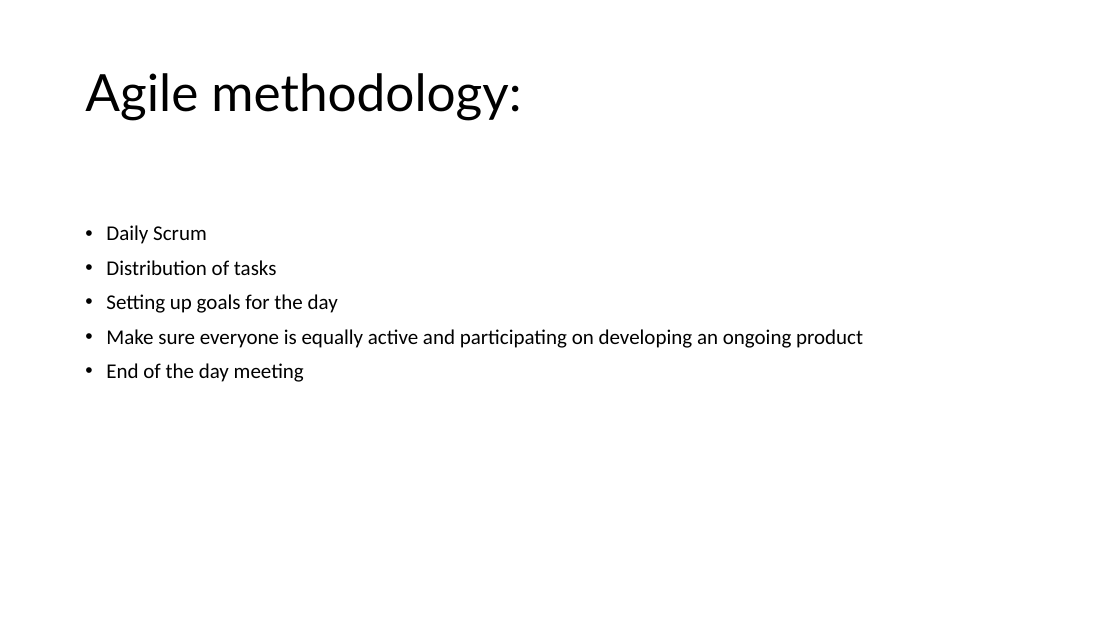
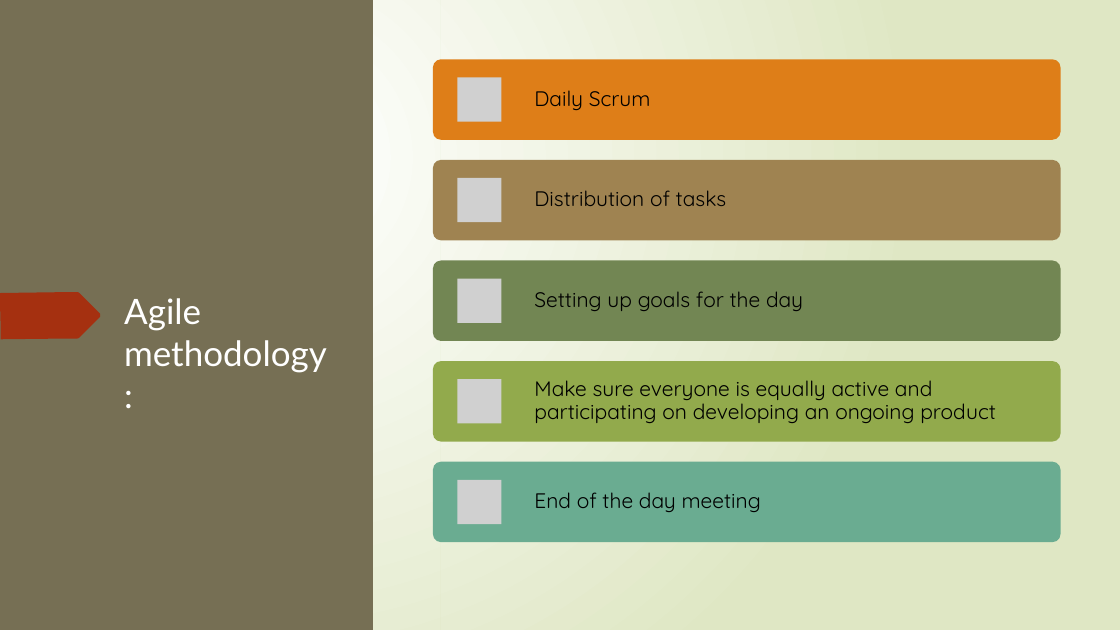
Before and after one commit to nscodechris/final_exam_aw_academy, a slide deck: slide 6 of Presentation1.pptx. Drawn at 1120x630 pixels with LibreOffice and Linux fonts; fonts in the diff are those of the drawing; grey boxes stand for pictures. Boxes give left, top, right and bottom in pixels: in the first picture for what was removed or moved away, otherwise in the second. Text is boxed around its words. In the diff, an @@ line names an element or a change of style, - is before the commit and + after.

```diff
--- a/Presentation1.pptx
+++ b/Presentation1.pptx
@@ background #FFFFFF to gradient #FFFFFF to #DFE8C4 @@
@@ rectangle added at (x1=0, y1=0, x2=17, y2=630), fill #766F54 @@
@@ rectangle added at (x1=0, y1=0, x2=373, y2=630), fill #766F54 @@
@@ rectangle added at (x1=440, y1=0, x2=1120, y2=630), fill gradient #FFFFFF to #DFE8C4 @@
@@ freeform shape added at (x1=0, y1=66, x2=146, y2=112), fill #A53010 @@
@@ text removed at (x1=106, y1=225, x2=863, y2=382) @@
-• Daily Scrum
-• Distribution of tasks
-• Setting up goals for the day
-• Make sure everyone is equally active and participating on developing an ongoing product
-• End of the day meeting
@@ freeform shape added at (x1=0, y1=292, x2=101, y2=339), fill #A53010 @@
@@ title "Agile methodology:" moved from (x1=85, y1=73, x2=521, y2=120) to (x1=124, y1=298, x2=327, y2=373) @@
@@ title "Agile methodology:" at (x1=124, y1=298, x2=327, y2=373): size 44 to 30 pt, text colour #000000 to #FFFFFF; line spacing 0.9 to 1; vertical alignment middle to top @@
@@ group added at (x1=433, y1=60, x2=1060, y2=543): 5 rounded rectangles, 5 pictures, 5 texts @@
+Daily Scrum
+Distribution of tasks
+Setting up goals for the day
+Make sure everyone is equally active and participating on developing an ongoing product
+End of the day meeting
@@ group added at (x1=0, y1=237, x2=130, y2=630): 5 freeform shapes @@
@@ group added at (x1=3, y1=0, x2=132, y2=630): 5 freeform shapes @@
```
Also in this commit, not shown: 8 other slides changed, 1 slide added.
